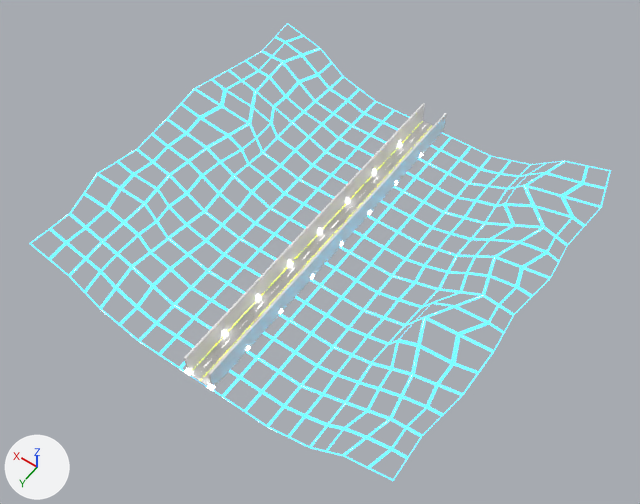
Before and after pictures for a commit that changed the FBX model Assets/FBX/Environment/Roads/RoadLevel1_var1.fbx.
Rendered twice from a 50 mm camera at (-318.0, 261.0, 695.0) aimed at (-6.0, -176.0, 7.0). The axes (+X, +Y, +Z) are drawn at lower left. The lights are the same throughout. Where no turn or scale is listed for an object, it has been applied to the vertices.

Objects in the first picture: 'RoadLevel1_cldr', 'RoadLevel1_cldr_walls', 'RoadLevel1_var1'.
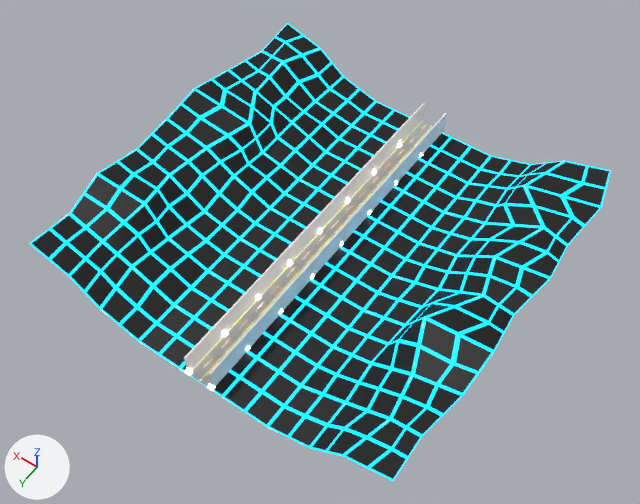
Commit message: Retro Universal WIP

What differs and where, as boxes (x1, y1, x2, y2) in the pictures (640 x 504 px):
'RoadLevel1_var1', reshaped
    before: (37, 48, 564, 449)
    after: (29, 23, 611, 481)
'RoadLevel1_var1_GR', added
    after: (184, 141, 423, 391)
part 1 of me_plane, recoloured
    after: (186, 123, 428, 385)
part 2 of me_plane, recoloured
    after: (194, 130, 414, 368)
part 3 of me_plane, recoloured
    before: (37, 48, 564, 449)
    after: (29, 23, 611, 481)

What changed in the scene script:
```text
Add mat_retrouniversal:
    mat_retrouniversal = bpy.data.materials.new('RetroUniversal')
    # uses the picture img_retroatlas_maingame_png
Change me_plane:
    used by ob_roadlevel1_var1; location = (0.0, 0.0, 0.0)
    remove me_plane.from_pydata(...)  # 1869 vertices, 1360 faces; spans x -213.0..213.0, y -400.0..2.0, z -4.0..53.0
    remove me_plane.materials.append(mat_retrogodray)  # white #e7e7e7
    add me_plane.from_pydata(...)  # 1741 vertices, 1264 faces; spans x -213.0..213.0, y -400.0..0.0, z -4.0..53.0
    me_plane part 1: 928 faces spanning x -15.0..15.0, y -400.0..0.0, z 0.0..9.0 switch from mat_retrometal_mg to mat_retrouniversal
    me_plane part 2: 96 faces spanning x -14.0..14.0, y -400.0..0.0, z -2.0..0.0 switch from mat_retrodiffuse_mg to mat_retrouniversal
    me_plane part 3: 240 faces spanning x -213.0..213.0, y -400.0..0.0, z -4.0..53.0 switch from mat_retroemit_mg to mat_retrouniversal
Add me_plane_001:
    me_plane_001.from_pydata(...)  # 128 vertices, 96 faces; spans x -17.0..17.0, y -352.0..2.0, z 2.0..9.0
    me_plane_001.materials.append(mat_retrogodray)  # white #e7e7e7
Add ob_roadlevel1_var1_gr:
    ob_roadlevel1_var1_gr = bpy.data.objects.new('RoadLevel1_var1_GR', me_plane_001)
    ob_roadlevel1_var1_gr.location = (0.0, 0.0, 0.0)
```
